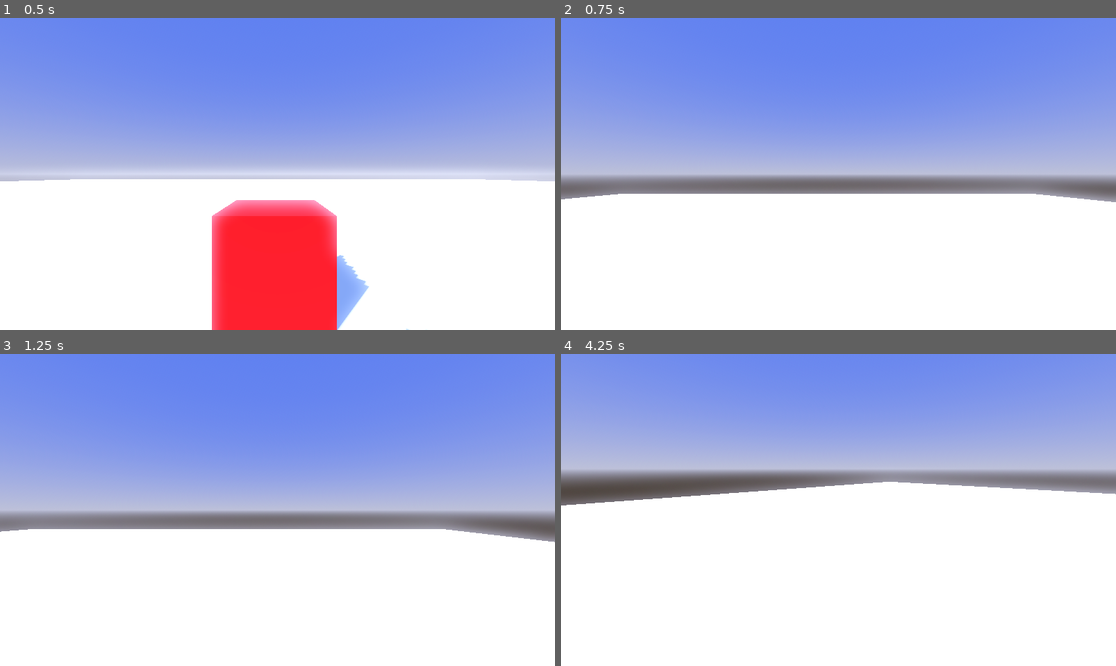
Above: before the commit, frames 1-4 (two rows, left to right).
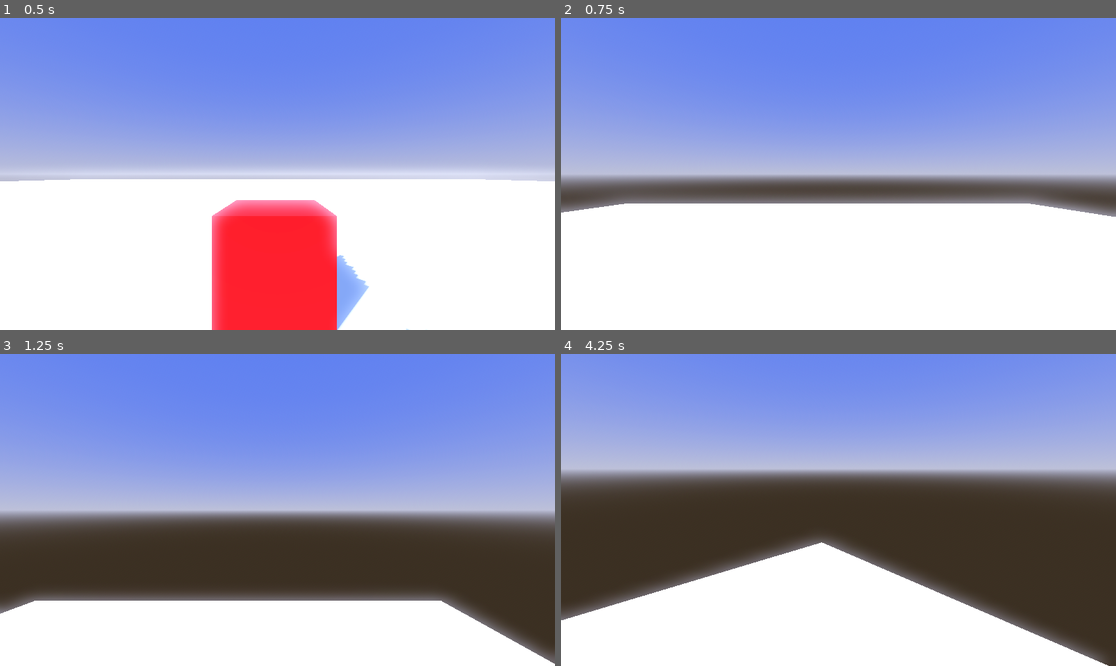
Above: after the commit, the same moments.

Repository: CWmain/platformShooter
Game: Godot game, scene res://scenes/main/main.tscn
Same seed, same stepped clock (60 frames per second), same inputs: the game is played once before the commit and once after it.
Inputs (mouse positions are in pixels of both pictures, inside the frame that each line leads up to):
- Up to frame 1 (0.5 s): no input
- Up to frame 2 (0.75 s): move the mouse to (960, 158) at 0.52 s; hold D (move_right) from 0.53 s (still down); hold Space (jump) from 0.53 s (still down); click (960, 158) at 0.67 s
- Up to frame 3 (1.25 s): keep holding D (move_right); keep holding Space (jump)
- Up to frame 4 (4.25 s): move the mouse to (810, 510) at 1.27 s; release D (move_right) at 1.28 s; release Space (jump) at 1.28 s; hold W (move_forward) from 1.28 s (still down); tap Space (jump) at 1.35, 1.52, 1.82, 2.85, 3.02, 3.32 s; move the mouse to (849, 503) at 2.02 s; hold Space (jump) 2.03-2.78 s; move the mouse to (832, 516) at 2.77 s; move the mouse to (877, 513) at 3.52 s; hold Space (jump) from 3.53 s (still down)

Frame 1 is identical in both runs. In frame 2, 6.5% of the frame differs, in the area x 0-100%, y 53-64%; in frame 3, 28%; in frame 4, 36%, in the area x 0-100%, y 38-100%.

Commit message:
Added a player jump state, you remain in the player jump state until space is released. Will add a timer to time it out

Diff:
--- a/objects/player/player.tscn
+++ b/objects/player/player.tscn
@@ -1,9 +1,10 @@
-[gd_scene load_steps=7 format=3 uid="uid://dk0i833aa41le"]
+[gd_scene load_steps=8 format=3 uid="uid://dk0i833aa41le"]
 
 [ext_resource type="Script" uid="uid://6i6nhcuul2fg" path="res://objects/player/player.gd" id="1_cqmt1"]
 [ext_resource type="PackedScene" uid="uid://cos1iswar7ll6" path="res://objects/stateMachine/state_machine.tscn" id="2_ssrue"]
 [ext_resource type="PackedScene" uid="uid://dle2erad425u3" path="res://objects/player/playerStates/grounded/grounded.tscn" id="3_jnjyq"]
 [ext_resource type="PackedScene" uid="uid://dmcfl01nalljg" path="res://objects/player/playerStates/air/air.tscn" id="4_jnjyq"]
+[ext_resource type="PackedScene" uid="uid://djosias84sabr" path="res://objects/player/playerStates/jump/jump.tscn" id="5_gnkmh"]
 
 [sub_resource type="CapsuleShape3D" id="CapsuleShape3D_5lq1w"]
 
@@ -26,6 +27,8 @@
 
 [node name="Air" parent="StateMachine" instance=ExtResource("4_jnjyq")]
 
+[node name="Jump" parent="StateMachine" instance=ExtResource("5_gnkmh")]
+
 [node name="Pivot" type="Node3D" parent="."]
 
 [node name="Camera3D" type="Camera3D" parent="Pivot"]
--- a/objects/player/playerStates/grounded/grounded.gd
+++ b/objects/player/playerStates/grounded/grounded.gd
@@ -22,4 +22,4 @@
 		tranistion.emit(self, get_parent().allStates["Air"])
 	else:
 		if Input.is_action_pressed("jump"):
-			player.velocity.y = 30
+			tranistion.emit(self, get_parent().allStates["Jump"])
--- /dev/null
+++ b/objects/player/playerStates/jump/jump.gd
@@ -0,0 +1,12 @@
+extends State
+
+func enter() -> void:
+	print("Jump")
+	player.velocity.y = 30
+
+func update(delta: float) -> void:
+	pass
+
+func physics_update(delta: float) -> void:
+	if Input.is_action_just_released("jump"):
+		tranistion.emit(self, get_parent().allStates["Air"])
--- /dev/null
+++ b/objects/player/playerStates/jump/jump.tscn
@@ -0,0 +1,7 @@
+[gd_scene load_steps=2 format=3 uid="uid://djosias84sabr"]
+
+[ext_resource type="Script" uid="uid://d6r2jpuokrt7" path="res://objects/player/playerStates/jump/jump.gd" id="1_juivy"]
+
+[node name="Jump" type="Node"]
+script = ExtResource("1_juivy")
+metadata/_custom_type_script = "uid://bkvs6cho7cc6g"
Not shown, added: objects/player/playerStates/jump/jump.gd.uid
